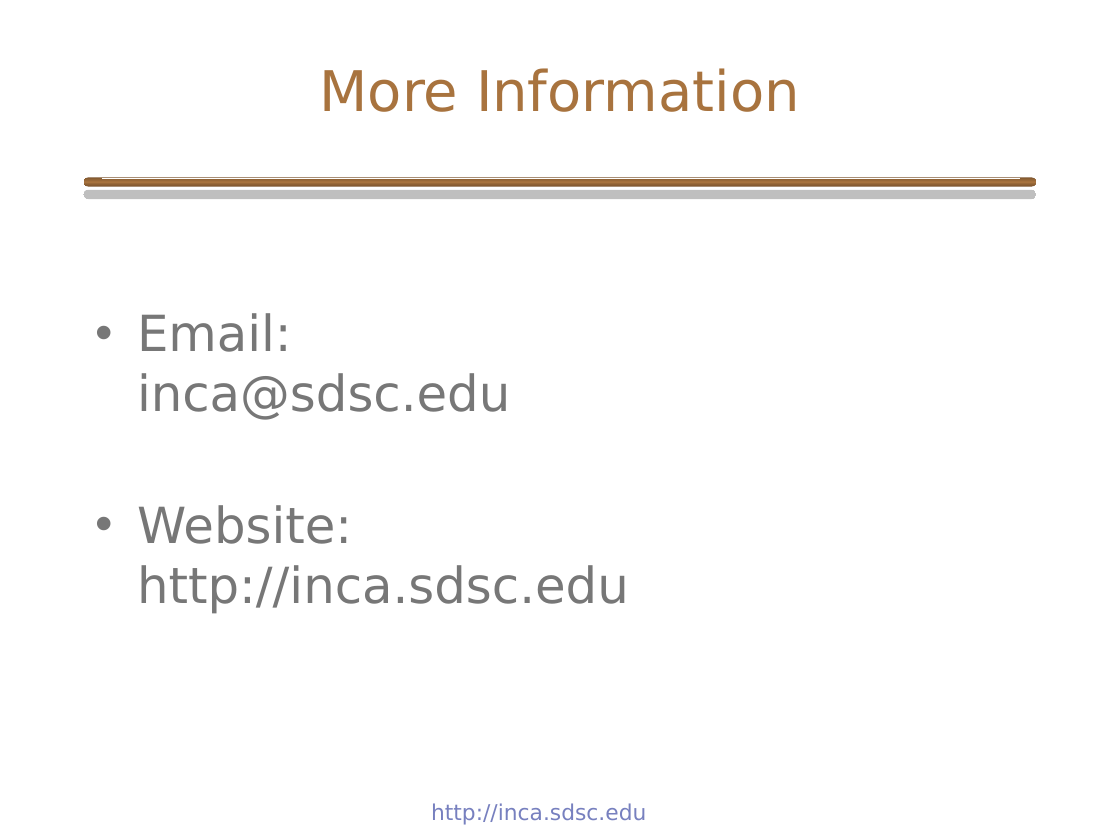
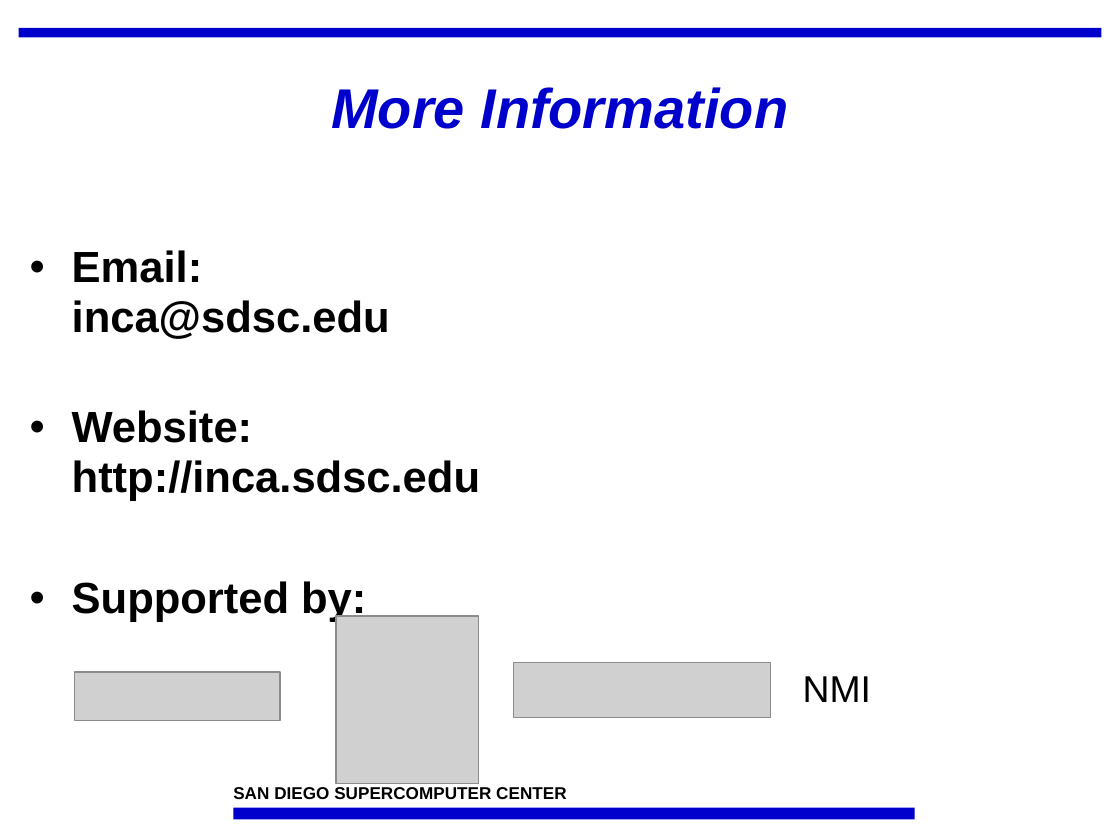
Before and after one commit to IncaProject/inca-xsede, a slide deck: slide 28 of talks/inca_sc05.ppt (slide 21 before the commit). Drawn at 1120x840 pixels with LibreOffice and Linux fonts; fonts in the diff are those of the drawing; grey boxes stand for pictures; background and template pictures are left out. Boxes give left, top, right and bottom in pixels: in the first picture for what was removed or moved away, otherwise in the second. Text is boxed around its words. In the diff, an @@ line names an element or a change of style, - is before the commit and + after.

```diff
--- a/talks/inca_sc05.ppt
+++ b/talks/inca_sc05.ppt
@@ rectangle added at bbox=[19, 28, 1102, 37], fill #0000CC @@
@@ title "More Information": place and size @@
-title "More Information" at bbox=[320, 68, 800, 112]
+title "More Information" at bbox=[331, 87, 789, 129]
@@ title "More Information" at bbox=[331, 87, 789, 129]: font DejaVu Sans to Arial, text colour #A8733E to #0000CC, bold on, italic on; line spacing 1 to 0.9 @@
@@ text "Email: inca@sdsc.edu": place and size @@
-text "Email: inca@sdsc.edu" at bbox=[137, 313, 629, 614]
+text "Email: inca@sdsc.edu" at bbox=[72, 250, 480, 622]
@@ rounded rectangle removed at bbox=[84, 177, 1036, 186] @@
@@ rounded rectangle removed at bbox=[102, 178, 1020, 179] @@
@@ text at bbox=[72, 250, 480, 501]: size 32 to 28 pt, font DejaVu Sans to Arial, text colour #777777 to #000000, bold on in "Email: inca@sdsc.edu", "Website: http://inca.sdsc.edu"; line spacing 1 to 0.95; less space between paragraphs; bullet colour #777777 to #000000 @@
@@ text at bbox=[72, 581, 366, 622]: paragraph added @@
+• Supported by:
@@ picture added at bbox=[336, 616, 478, 784] @@
@@ picture added at bbox=[75, 672, 280, 721] @@
@@ picture added at bbox=[513, 663, 769, 718] @@
@@ text added at bbox=[803, 676, 871, 702], 24 pt, text #000000 @@
+NMI
@@ rectangle added at bbox=[233, 808, 914, 820], fill #0000CC @@
@@ text added at bbox=[233, 787, 566, 799], 11 pt, text #000000, bold @@
+SAN DIEGO SUPERCOMPUTER CENTER
@@ text removed at bbox=[431, 803, 646, 825] @@
-http://inca.sdsc.edu
```
Also in this commit, not shown: 23 other slides changed, 11 slides added, 3 slides removed.
